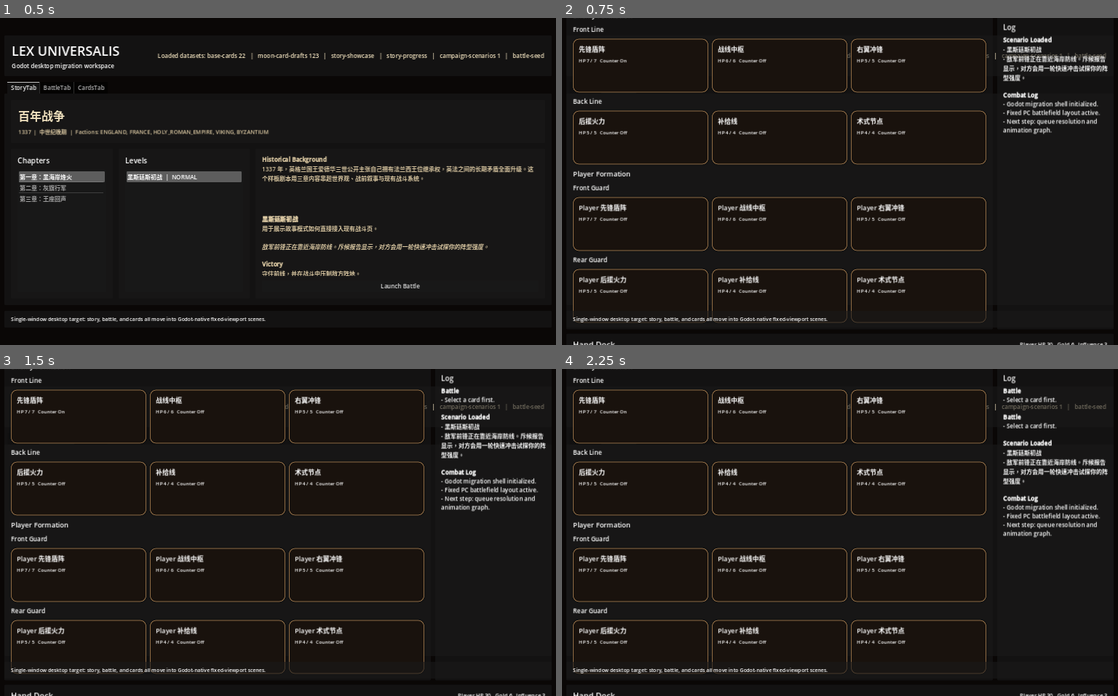
Above: before the commit, frames 1-4 (two rows, left to right).
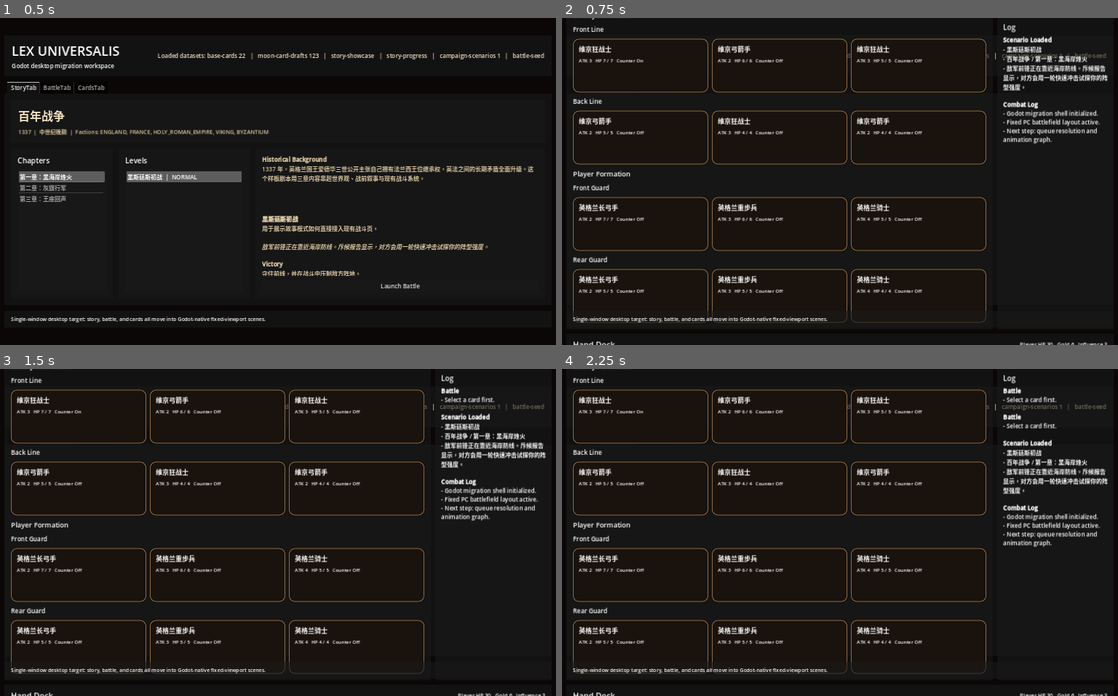
Above: after the commit, the same moments.

Repository: emptyinkpot/Lex-Universalis
Game: Godot game, scene res://scenes/Main.tscn
The game is run twice, just before and just after one commit, with the same random seed, the same clock (stepped at 60 frames per second) and the same inputs.
Inputs (mouse positions are in pixels of both pictures, inside the frame that each line leads up to):
- Up to frame 1 (0.5 s): no input
- Up to frame 2 (0.75 s): click "Launch Battle" at 0.5 s
- Up to frame 3 (1.5 s): tap Enter at 1.25 s; drag from (77, 418) to (333, 460) at 1.27 s
- Up to frame 4 (2.25 s): tap Space at 2 s; drag from (778, 418) to (812, 597) at 2.02 s

Frame 1 is identical in both runs. In frame 2, 4.4% of the frame differs, in the area x 3-99%, y 8-85%; in frame 3, 4.4%; in frame 4, 4.4%.

Commit message:
feat: seed godot battlefield from story data

Diff:
--- a/godot/scripts/battle_scene.gd
+++ b/godot/scripts/battle_scene.gd
@@ -20,6 +20,9 @@
 var active_level: Dictionary = {}
 var rendered_hand_nodes: Array = []
 var rendered_slot_nodes: Dictionary = {}
+var preview_line: Line2D
+var preview_ghost: Control
+var active_drag_pointer := Vector2.ZERO
 
 @onready var enemy_label: Label = get_node("Root/TopBar/TopPadding/TopRow/EnemyLabel")
 @onready var enemy_stats: Label = get_node("Root/TopBar/TopPadding/TopRow/EnemyStats")
@@ -42,6 +45,7 @@
 	data_loader = DATA_LOADER.new()
 	battle_seed_template = data_loader.load_battle_seed()
 	base_cards = data_loader.load_base_cards()
+	_setup_drag_preview_layer()
 	rules_label.text = "[b]Battle Rules[/b]\n- Click or drag a hand card to arm it.\n- Release over an enemy slot to resolve damage.\n- Counter slots reduce incoming damage once.\n- After playing a card, it moves to discard and a new card is drawn."
 	end_turn_button.pressed.connect(_on_end_turn_pressed)
 	_reset_battle_state()
@@ -51,15 +55,20 @@
 	var enemy_faction := str(active_level.get("enemyFaction", "ENGLAND"))
 	_reset_battle_state(_build_level_deck(enemy_faction))
 	rules_label.text = "[b]Battle Rules[/b]\n- Click or drag a hand card to arm it.\n- Release over an enemy slot to resol …(181 unchanged characters)…
-	log_label.text = "[b]Scenario Loaded[/b]\n- %s\n- %s\n\n%s" % [
+	log_label.text = "[b]Scenario Loaded[/b]\n- %s\n- %s / %s\n- %s\n\n%s" % [
 		str(active_level.get("name", "Scenario Battle")),
+		str(active_level.get("scenarioName", "Story Mode")),
+		str(active_level.get("chapterName", "Chapter")),
 		str(active_level.get("storyText", "")),
 		log_label.text,
 	]
 	_render_all()
 
 func _render_all() -> void:
-	enemy_label.text = str(active_level.get("name", "Enemy Fortress"))
+	enemy_label.text = "%s  |  %s" % [
+		str(active_level.get("scenarioName", active_level.get("name", "Enemy Fortress"))),
+		str(active_level.get("name", "Enemy Fortress")),
+	]
 	enemy_stats.text = "HP %d   Gold %d   Influence %d" % [
 		int(enemy_state.get("health", 0)),
 		int(enemy_state.get("gold", 0)),
@@ -133,6 +142,7 @@
 	if selected_hand_index < 0 or is_resolving:
 		_append_log("Battle", "Select a card first.")
 		return
+	_clear_drag_preview()
 	_clear_drag_target_highlight()
 	is_resolving = true
 	var slot_index := _find_slot_index(slot_id)
@@ -153,6 +163,7 @@
 	slot["health"] = maxi(0, int(slot.get("health", 0)) - damage)
 	enemy_state["health"] = maxi(0, int(enemy_state.get("health", 0)) - damage)
 	_append_log("Play", "%s dealt %d to %s." % [str(card.get("name", "Card")), damage, str(slot.get("title", "Slot"))])
+	_apply_enemy_retaliation(slot)
 	discard_pile.append(card)
 	hand_cards.remove_at(selected_hand_index)
 	selected_hand_index = -1
@@ -169,13 +180,17 @@
 	if selected_hand_index != index:
 		selected_hand_index = index
 	_render_all()
+	_show_drag_preview(index)
 
 func _on_card_drag_moved(_card_data: Dictionary, global_position: Vector2, _index: int) -> void:
+	active_drag_pointer = global_position
+	_update_drag_preview(global_position)
 	_update_drag_target_highlight(global_position)
 
 func _on_card_drag_ended(_card_data: Dictionary, global_position: Vector2, index: int) -> void:
 	var slot_id := _find_slot_under_pointer(global_position)
 	dragged_hand_index = -1
+	_clear_drag_preview()
 	_clear_drag_target_highlight()
 	if slot_id.is_empty():
 		return
@@ -184,7 +199,8 @@
 
 func _on_end_turn_pressed() -> void:
 	selected_hand_index = -1
-	_append_log("Turn", "End turn pressed. Queue cleared.")
+	_process_enemy_turn()
+	_append_log("Turn", "Enemy pressure resolved. Queue cleared.")
 	_render_all()
 
 func _find_slot_index(slot_id: String) -> int:
@@ -238,7 +254,13 @@
 	player_state = battle_seed_template.get("player", {}).duplicate(true)
 	enemy_state = battle_seed_template.get("enemy", {}).duplicate(true)
 	battle_slots = battle_seed_template.get("slots", []).duplicate(true)
-	player_slots = _build_player_slots(battle_slots)
+	_apply_level_metadata()
+	var enemy_faction := str(active_level.get("enemyFaction", "ENGLAND"))
+	var player_faction := str(active_level.get("playerFaction", active_level.get("recommendedFaction", "ENGLAND")))
+	var enemy_deck := _build_level_deck(enemy_faction)
+	var player_deck := _build_level_deck(player_faction)
+	_seed_slot_occupants(battle_slots, enemy_deck, enemy_faction, false)
+	player_slots = _build_player_slots(battle_slots, player_deck, player_faction)
 	if active_level.is_empty():
 		log_label.text = "[b]Combat Log[/b]\n- Godot migration shell initialized.\n- Fixed PC battlefield layout active.\n- Next step: queue resolution and animation graph."
 	for _index in range(int(player_state.get("handSize", 5))):
@@ -260,7 +282,7 @@
 func _normalize_faction(faction: String) -> String:
 	return "HRE" if faction == "HOLY_ROMAN_EMPIRE" else faction
 
-func _build_player_slots(enemy_slots: Array) -> Array:
+func _build_player_slots(enemy_slots: Array, player_deck: Array, player_faction: String) -> Array:
 	var mirrored: Array = []
 	for slot in enemy_slots:
 		var source := (slot as Dictionary).duplicate(true)
@@ -268,7 +290,9 @@
 		source["title"] = "Player %s" % str(source.get("title", "Slot"))
 		source["counterArmed"] = false
 		source["collapsed"] = false
+		source["faction"] = player_faction
 		mirrored.append(source)
+	_seed_slot_occupants(mirrored, player_deck, player_faction, true)
 	return mirrored
 
 func _find_slot_under_pointer(global_position: Vector2) -> String:
@@ -295,6 +319,153 @@
 		var slot_node = rendered_slot_nodes[slot_id]
 		if slot_node != null and slot_node.has_method("set_drag_highlight"):
 			slot_node.call("set_drag_highlight", false)
+
+func _setup_drag_preview_layer() -> void:
+	preview_line = Line2D.new()
+	preview_line.width = 4.0
+	preview_line.default_color = Color("f0cf84")
+	preview_line.antialiased = true
+	preview_line.visible = false
+	overlay_layer.add_child(preview_line)
+
+func _show_drag_preview(hand_index: int) -> void:
+	if hand_index < 0 or hand_index >= rendered_hand_nodes.size():
+		return
+	if preview_ghost != null:
+		preview_ghost.queue_free()
+	var source: Control = rendered_hand_nodes[hand_index]
+	preview_ghost = CARD_NODE_SCENE.instantiate()
+	preview_ghost.mouse_filter = Control.MOUSE_FILTER_IGNORE
+	preview_ghost.custom_minimum_size = Vector2(184, 258)
+	overlay_layer.add_child(preview_ghost)
+	preview_ghost.call("setup", hand_cards[hand_index])
+	preview_ghost.size = source.size
+	preview_ghost.scale = Vector2.ONE * 0.82
+	preview_ghost.global_position = source.global_position
+	preview_line.visible = true
+	_update_drag_preview(get_global_mouse_position())
+
+func _update_drag_preview(global_position: Vector2) -> void:
+	if preview_ghost == null or dragged_hand_index < 0 or dragged_hand_index >= rendered_hand_nodes.size():
+		return
+	var source: Control = rendered_hand_nodes[dragged_hand_index]
+	var start := source.global_position + source.size * 0.5
+	var end := global_position
+	var control_a := start + Vector2(0, -140)
+	var control_b := end + Vector2(0, -70)
+	preview_line.clear_points()
+	for step in range(21):
+		var t := float(step) / 20.0
+		preview_line.add_point(_cubic_bezier(start, control_a, control_b, end, t))
+	preview_ghost.global_position = end - preview_ghost.size * 0.5
+	preview_ghost.rotation = clamp((end.x - start.x) / 520.0, -0.28, 0.28)
+
+func _clear_drag_preview() -> void:
+	if preview_line != null:
+		preview_line.clear_points()
+		preview_line.visible = false
+	if preview_ghost != null:
+		preview_ghost.queue_free()
+		preview_ghost = null
+
+func _cubic_bezier(p0: Vector2, p1: Vector2, p2: Vector2, p3: Vector2, t: float) -> Vector2:
+	var omt := 1.0 - t
+	return omt * omt * omt * p0 + 3.0 * omt * omt * t * p1 + 3.0 * omt * t * t * p2 + t * t * t * p3
+
+func _apply_level_metadata() -> void:
+	if active_level.is_empty():
+		return
+	player_state["faction"] = str(active_level.get("playerFaction", active_level.get("recommendedFaction", "ENGLAND")))
+	enemy_state["faction"] = str(active_level.get("enemyFaction", "ENGLAND"))
+	var difficulty := str(active_level.get("difficulty", "NORMAL"))
+	if difficulty == "HARD":
+		enemy_state["health"] = int(enemy_state.get("health", 0)) + 4
+	elif difficulty == "EXPERT":
+		enemy_state["health"] = int(enemy_state.get("health", 0)) + 8
+		player_state["health"] = max(18, int(player_state.get("health", 0)) - 2)
+
+func _seed_slot_occupants(slots: Array, deck: Array, faction: String, player_side: bool) -> void:
+	var unit_cards: Array = []
+	for card in deck:
+		if card is Dictionary and str(card.get("type", "")).to_upper() == "UNIT":
+			unit_cards.append((card as Dictionary).duplicate(true))
+	if unit_cards.is_empty():
+		unit_cards = deck.duplicate(true)
+	for index in range(slots.size()):
+		var slot := slots[index] as Dictionary
+		var card := (unit_cards[index % unit_cards.size()] as Dictionary).duplicate(true)
+		slot["faction"] = faction
+		slot["occupantCardId"] = str(card.get("id", ""))
+		slot["occupantName"] = str(card.get("name", slot.get("title", "Slot")))
+		slot["attack"] = int(card.get("attack", max(1, int(card.get("cost", 1)))))
+		slot["maxHealth"] = max(int(slot.get("maxHealth", 0)), int(card.get("health", slot.get("health", 0))))
+		slot["health"] = int(slot.get("maxHealth", 0))
+		slot["playerSide"] = player_side
+		slot["collapsed"] = false
+
+func _apply_enemy_retaliation(enemy_slot: Dictionary) -> void:
+	if bool(enemy_slot.get("collapsed", false)) or int(enemy_slot.get("health", 0)) <= 0:
+		return
+	var mirror_slot: Dictionary = _find_player_slot_for_enemy(enemy_slot)
+	var retaliation: int = maxi(0, int(enemy_slot.get("attack", 0)))
+	if retaliation <= 0:
+		return
+	if mirror_slot.is_empty():
+		player_state["health"] = maxi(0, int(player_state.get("health", 0)) - retaliation)
+		_spawn_damage_text(self, retaliation, true)
+		_append_log("Retaliation", "%s struck the player directly for %d." % [str(enemy_slot.get("occupantName", enemy_slot.get("title", "Slot"))), retaliation])
+		return
+	var mirror_id := str(mirror_slot.get("id", ""))
+	mirror_slot["health"] = maxi(0, int(mirror_slot.get("health", 0)) - retaliation)
+	if rendered_slot_nodes.has(mirror_id):
+		_spawn_damage_text(rendered_slot_nodes[mirror_id], retaliation, true)
+		await rendered_slot_nodes[mirror_id].play_hit_feedback()
+	_append_log("Retaliation", "%s hit %s for %d." % [
+		str(enemy_slot.get("occupantName", enemy_slot.get("title", "Slot"))),
+		str(mirror_slot.get("occupantName", mirror_slot.get("title", "Slot"))),
+		retaliation,
+	])
+	if int(mirror_slot.get("health", 0)) == 0:
+		mirror_slot["collapsed"] = true
+		if rendered_slot_nodes.has(mirror_id):
+			await _play_slot_break(mirror_id)
+		_append_log("Loss", "%s was destroyed." % str(mirror_slot.get("occupantName", mirror_slot.get("title", "Slot"))))
+
+func _find_player_slot_for_enemy(enemy_slot: Dictionary) -> Dictionary:
+	var enemy_row := str(enemy_slot.get("row", "front"))
+	var enemy_index := int(enemy_slot.get("index", -1))
+	for slot in player_slots:
+		if str(slot.get("row", "")) == enemy_row and int(slot.get("index", -1)) == enemy_index and not bool(slot.get("collapsed", false)):
+			return slot
+	return {}
+
+func _process_enemy_turn() -> void:
+	for slot in battle_slots:
+		if bool(slot.get("collapsed", false)):
+			continue
+		var attack: int = int(slot.get("attack", 0))
+		if attack <= 0:
+			continue
+		var target: Dictionary = _find_player_slot_for_enemy(slot)
+		if target.is_empty():
+			player_state["health"] = maxi(0, int(player_state.get("health", 0)) - attack)
+			_spawn_damage_text(self, attack, true)
+			_append_log("Enemy Turn", "%s attacked the player for %d." % [str(slot.get("occupantName", slot.get("title", "Slot"))), attack])
+			continue
+		target["health"] = maxi(0, int(target.get("health", 0)) - attack)
+		var target_id := str(target.get("id", ""))
+		if rendered_slot_nodes.has(target_id):
+			_spawn_damage_text(rendered_slot_nodes[target_id], attack, true)
+		_append_log("Enemy Turn", "%s attacked %s for %d." % [
+			str(slot.get("occupantName", slot.get("title", "Slot"))),
+			str(target.get("occupantName", target.get("title", "Slot"))),
+			attack,
+		])
+		if int(target.get("health", 0)) == 0:
+			target["collapsed"] = true
+			if rendered_slot_nodes.has(target_id):
+				await _play_slot_break(target_id)
+			_append_log("Loss", "%s was destroyed." % str(target.get("occupantName", target.get("title", "Slot"))))
 
 func _spawn_damage_text(target_node: Control, amount: int, counter: bool) -> void:
 	if target_node == null:
--- a/godot/scripts/battle_slot.gd
+++ b/godot/scripts/battle_slot.gd
@@ -16,8 +16,10 @@
 	is_armed = armed
 	var title_label: Label = get_node("Padding/Body/Title")
 	var stats_label: Label = get_node("Padding/Body/Stats")
-	title_label.text = str(slot.get("title", "Slot"))
-	stats_label.text = "HP %d / %d   Counter %s" % [
+	var occupant_name := str(slot.get("occupantName", ""))
+	title_label.text = occupant_name if not occupant_name.is_empty() else str(slot.get("title", "Slot"))
+	stats_label.text = "ATK %d   HP %d / %d   Counter %s" % [
+		int(slot.get("attack", 0)),
 		int(slot.get("health", 0)),
 		int(slot.get("maxHealth", 0)),
 		"On" if bool(slot.get("counterArmed", false)) else "Off",
--- a/godot/scripts/data_loader.gd
+++ b/godot/scripts/data_loader.gd
@@ -19,6 +19,9 @@
 func load_story_showcase() -> Dictionary:
 	return load_json_file("story-showcase.json", {}) as Dictionary
 
+func load_campaign_scenarios() -> Array:
+	return load_json_file("campaign-scenarios.json", []) as Array
+
 func load_story_progress() -> Dictionary:
 	return load_json_file("story-progress.json", {}) as Dictionary
 
--- a/godot/scripts/story_mode_scene.gd
+++ b/godot/scripts/story_mode_scene.gd
@@ -109,5 +109,10 @@
 	var levels: Array = chapter.get("levels", [])
 	if selected_level_index < 0 or selected_level_index >= levels.size():
 		return
-	var level := levels[selected_level_index] as Dictionary
+	var level := (levels[selected_level_index] as Dictionary).duplicate(true)
+	level["playerFaction"] = str(story.get("recommendedFaction", "ENGLAND"))
+	level["scenarioName"] = str(story.get("name", "Story Mode"))
+	level["scenarioYear"] = int(story.get("year", 0))
+	level["scenarioEra"] = str(story.get("era", ""))
+	level["chapterName"] = str(chapter.get("name", "Chapter"))
 	launch_level.emit(level)
